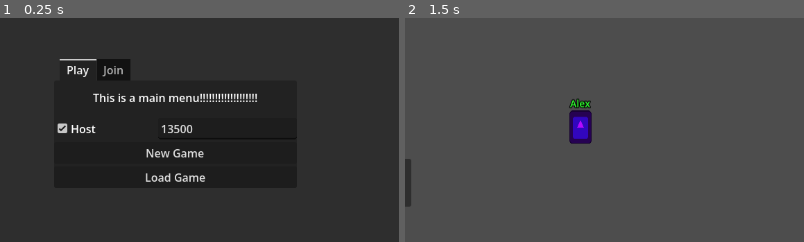
Above: before the commit, frames 1-2 (left to right).
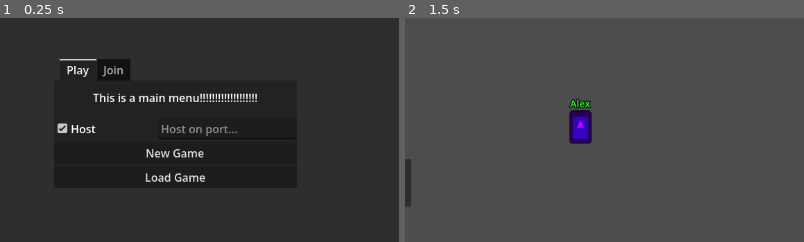
Above: after the commit, the same moments.

Repository: stacktrace-error/chunk-terrain
Game: Godot game, scene res://empty.tscn
The game is run twice, just before and just after one commit, with the same random seed, the same clock (stepped at 60 frames per second) and the same inputs. The engine's default icon, where the game draws it, is replaced by a stand-in: a white triangle on a blue panel in a dark square.
Inputs (mouse positions are % of the whole screen's width and height, from its top left):
- Up to frame 1 (0.25 s): no input
- Up to frame 2 (1.5 s): click (12, 98) at 0.52 s; type "Alex" at 0.6 s; click "New Game" at 1.25 s
The pictures show only the part of the screen within x 28-78%, y 27-76%; the shares and areas given below are measured in that part.

The runs differ from the first frame. In frame 1, 0.3% of the frame differs, in the area x 40-60%, y 47-53%; in frame 2, nothing differs.

Commit message:
forgor :skull:

Diff:
--- a/ui/main_menu.gd
+++ b/ui/main_menu.gd
@@ -11,6 +11,7 @@
 	on_visibility_changed()
 
 	%JoinAddress.text = Settings.read("last_join_ip")
+	%HostPort.text = Settings.read("last_host_port")
 
 func on_join_submitted() -> void:
 	Lobby.join(%JoinAddress.text)
